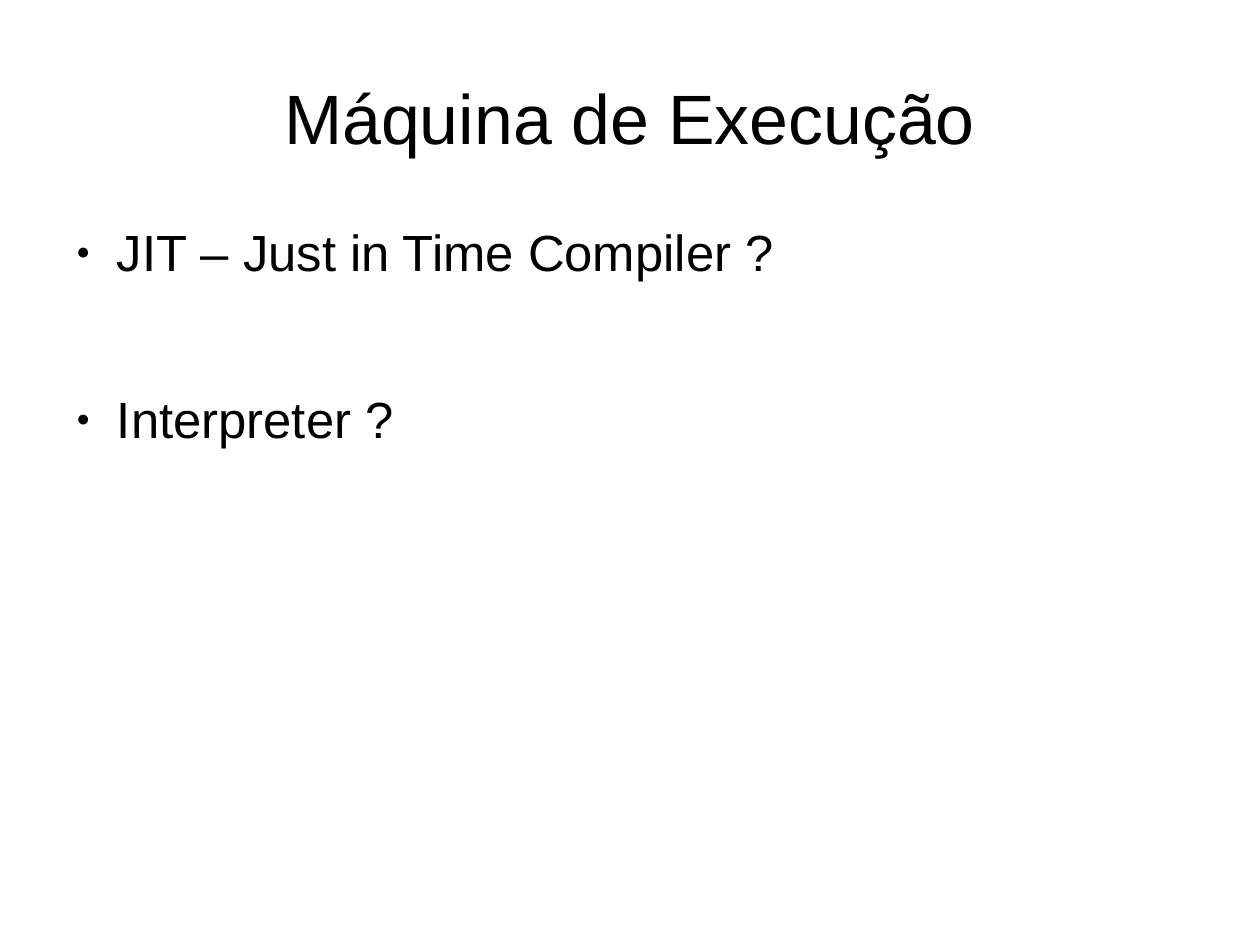
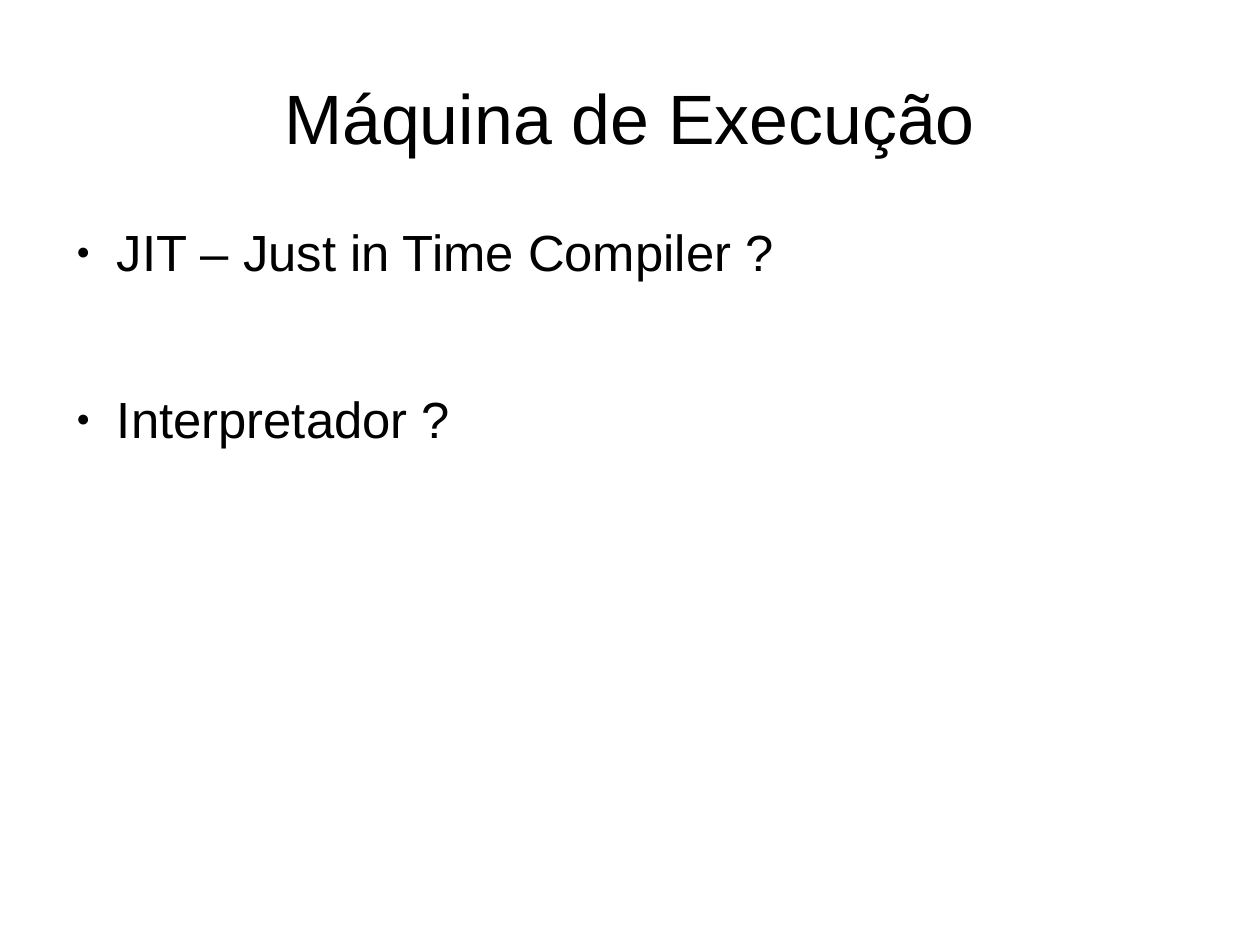
Before and after one commit to gabrielmm1234/jvm-sb, a slide deck: slide 20 of projetoLogico/apresentacao.odp. Drawn at 1260x945 pixels with LibreOffice and Linux fonts; fonts in the diff are those of the drawing. Boxes give left, top, right and bottom in pixels: in the first picture for what was removed or moved away, otherwise in the second. Text is boxed around its words. In the diff, an @@ line names an element or a change of style, - is before the commit and + after.

```diff
--- a/projetoLogico/apresentacao.odp
+++ b/projetoLogico/apresentacao.odp
@@ text at <box>117,401,408,449</box>: text changed @@
-● Interpreter ?
+● Interpretador ?
```
Also in this commit, not shown: 4 other slides changed, 3 slides removed.
